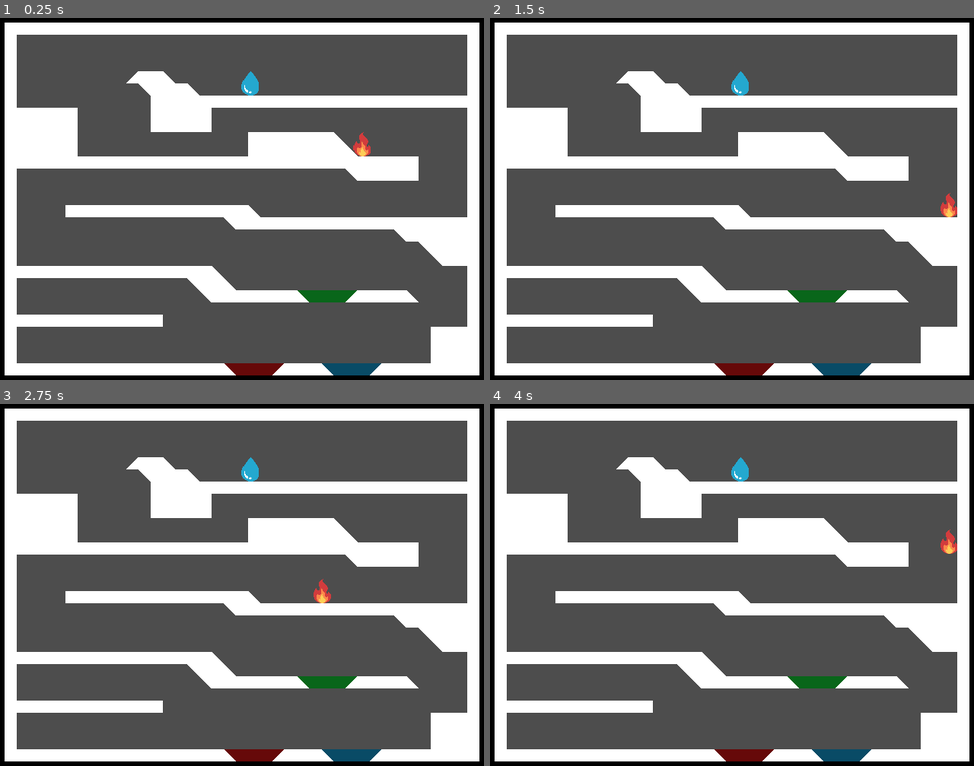
Above: before the commit, frames 1-4 (two rows, left to right).
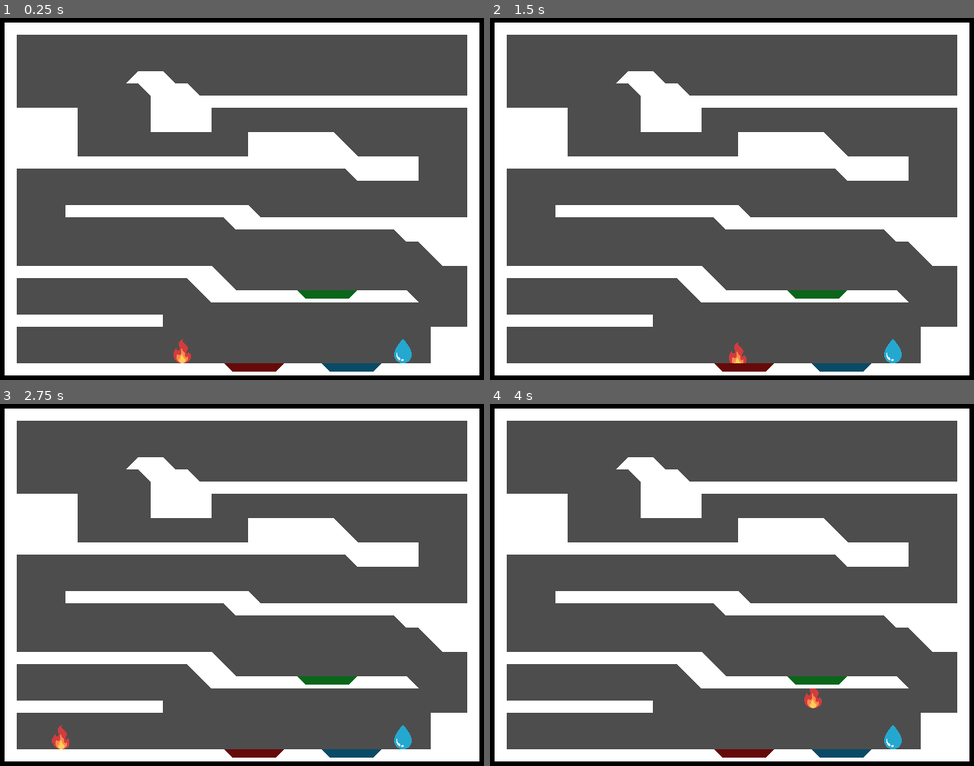
Above: after the commit, the same moments.

Repository: samuelurbinaflor/pmv-game-recreation
Game: Godot game, scene res://scenes/game.tscn
Two runs of this game, one before a commit and one after it. Both use one fixed random seed, a clock stepped at 60 frames per second and the inputs below.
Inputs:
- Up to frame 1 (0.25 s): no input
- Up to frame 2 (1.5 s): tap Enter at 0.5 s; hold Right (f_right) from 0.53 s (still down); tap Up (f_jump) at 0.77 s
- Up to frame 3 (2.75 s): tap Up (f_jump) at 1.52 s; release Right (f_right) at 2.03 s; hold Left (f_left) from 2.03 s (still down)
- Up to frame 4 (4 s): release Left (f_left) at 2.78 s; hold Right (f_right) from 2.78 s (still down); tap Up (f_jump) at 3.02, 3.77 s

The runs differ from the first frame. In frame 1, 0.9% of the frame differs, in the area x 35-86%, y 14-99%; in frame 2, 0.9%; in frame 3, 0.9%; in frame 4, 0.9%.

Commit message:
lakes physics layers fixed

Diff:
--- a/project.godot
+++ b/project.godot
@@ -20,6 +20,10 @@
 window/size/viewport_width=656
 window/size/viewport_height=496
 window/stretch/mode="viewport"
+
+[global_group]
+
+water=""
 
 [input]
 
--- a/scenes/game.tscn
+++ b/scenes/game.tscn
@@ -10,10 +10,13 @@
 texture = ExtResource("1_yqjtg")
 0:0/0 = 0
 0:0/0/physics_layer_0/polygon_0/points = PackedVector2Array(-8, -8, 8, -8, 8, 8, -8, 8)
+0:0/0/physics_layer_3/polygon_0/points = PackedVector2Array(-8, 2.9483013, 8, 2.9483023, 8, 8, -8, 8)
 1:0/0 = 0
 1:0/0/physics_layer_1/polygon_0/points = PackedVector2Array(-8, -8, 8, -8, 8, 8, -8, 8)
+1:0/0/physics_layer_3/polygon_0/points = PackedVector2Array(-8, 2.8777409, 8, 2.8777409, 8, 8, -8, 8)
 2:0/0 = 0
 2:0/0/physics_layer_2/polygon_0/points = PackedVector2Array(-8, -8, 8, -8, 8, 8, -8, 8)
+2:0/0/physics_layer_3/polygon_0/points = PackedVector2Array(-8, 3.0457659, 8, 2.9442406, 8, 8, -8, 8)
 
 [sub_resource type="TileSet" id="TileSet_iywne"]
 physics_layer_0/collision_layer = 32
@@ -22,6 +25,8 @@
 physics_layer_1/collision_mask = 0
 physics_layer_2/collision_layer = 8
 physics_layer_2/collision_mask = 0
+physics_layer_3/collision_layer = 4
+physics_layer_3/collision_mask = 3
 sources/0 = SubResource("TileSetAtlasSource_lbhrr")
 
 [sub_resource type="TileSetAtlasSource" id="TileSetAtlasSource_iywne"]
@@ -65,7 +70,7 @@
 
 [node name="fireboy" parent="." instance=ExtResource("3_lnu2h")]
 z_index = -2
-position = Vector2(486, 158)
+position = Vector2(250, 439)
 
 [node name="watergirl" parent="." instance=ExtResource("4_lbhrr")]
-position = Vector2(339, 88)
+position = Vector2(540, 438)
Binary file changed: assets/lakes.png
Not shown, added: assets/lakes.png3840897811.tmp
